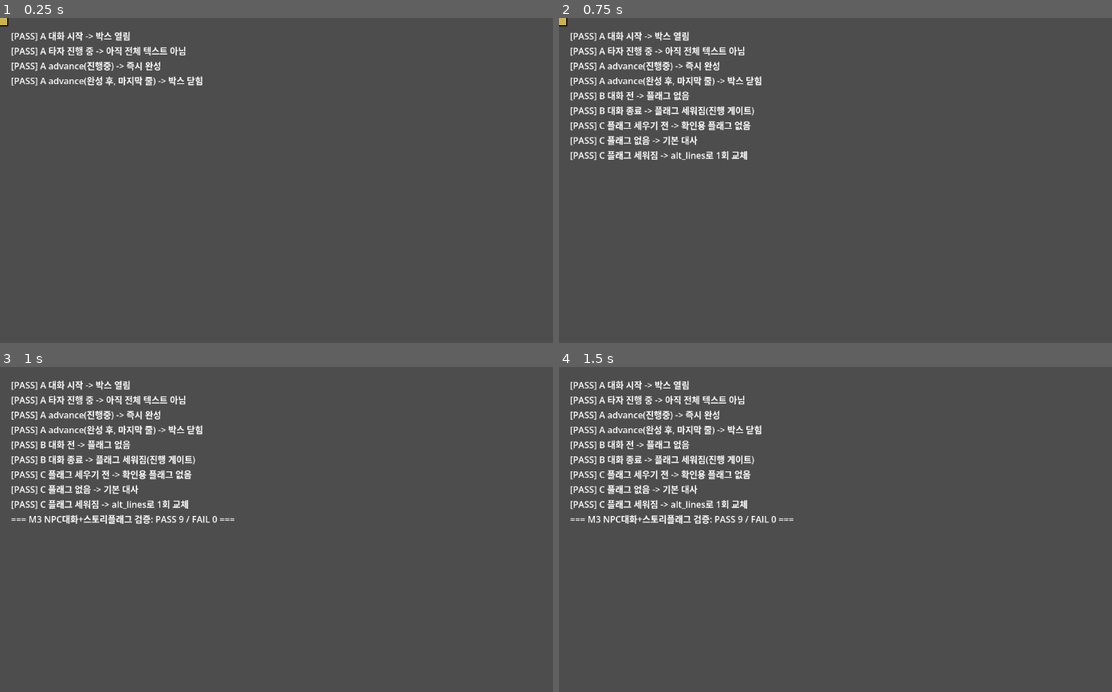
Above: before the commit, frames 1-4 (two rows, left to right).
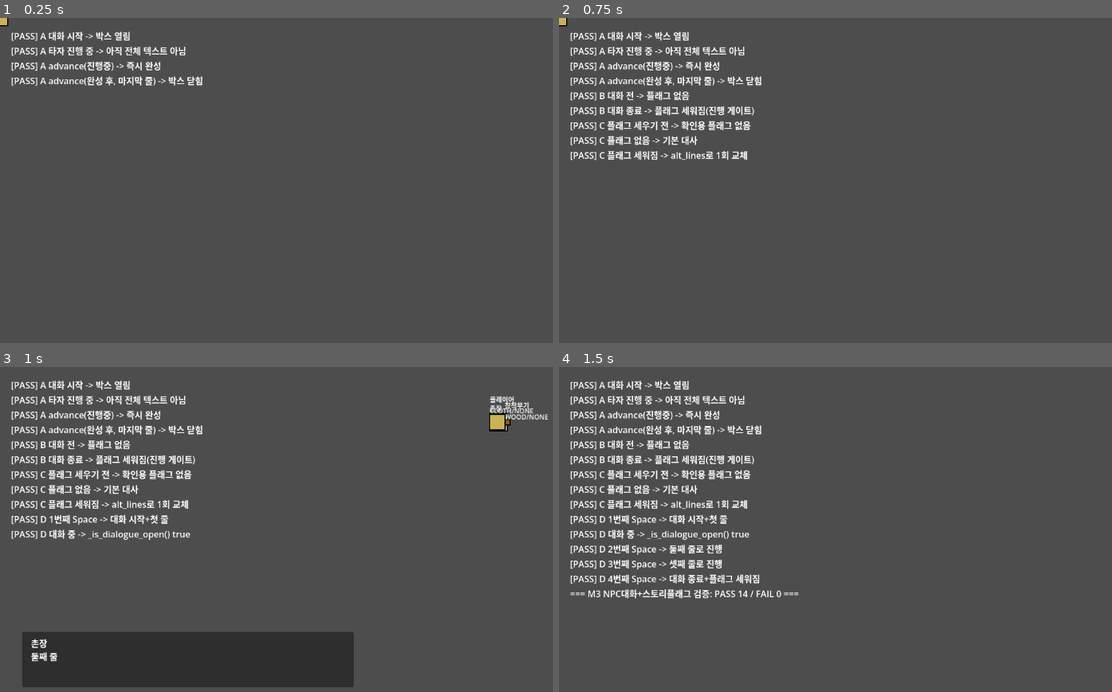
Above: after the commit, the same moments.

Repository: 50seok/ZeldaLike
Game: Godot game, scene res://scenes/m3_npc_test/m3_npc_test.tscn
Two runs of this game, one before a commit and one after it. Both use one fixed random seed, a clock stepped at 60 frames per second and the inputs below. This scene is started directly instead of the project's main scene.
Inputs:
- Up to frame 1 (0.25 s): no input
- Up to frame 2 (0.75 s): tap Enter at 0.5 s; hold Right (ui_right) from 0.53 s (still down); tap Z at 0.6 s
- Up to frame 3 (1 s): keep holding Right (ui_right); tap Space at 0.77 s
- Up to frame 4 (1.5 s): release Right (ui_right) at 1.28 s; hold Down (ui_down) from 1.28 s (still down); tap X at 1.35 s

Frames 1-2 are identical in both runs. In frame 3, 12% of the frame differs, in the area x 2-100%, y 9-99%; in frame 4, 2.6%.

Commit message:
test: NPC 대화 여러 줄 진행을 Player 실제 입력 경로로 검증하는 케이스 추가
사용자 리포트("촌장 대사가 첫 줄만 반복됨") 재현 시도 - interact_or_throw()로
시작 후 advance()를 반복 호출해 여러 줄이 순서대로 진행되는지, 실제 Player가
쓰는 경로 그대로 확인. 결과: 코드 경로 자체는 정상 동작 확인(14/14 PASS).

Diff:
--- a/project/scenes/m3_npc_test/m3_npc_test.gd
+++ b/project/scenes/m3_npc_test/m3_npc_test.gd
@@ -34,6 +34,7 @@
 	await _test_dialogue_typewriter()
 	await _test_functional_npc_sets_flag()
 	await _test_flavor_npc_line_swap()
+	await _test_player_integration_multi_line()
 
 
 func _test_dialogue_typewriter() -> void:
@@ -113,6 +114,52 @@
 	await get_tree().create_timer(0.1).timeout
 
 
+## 위 테스트들은 NPC.talk()/DialogueBox를 직접 호출해서 검증했는데, 실제 플레이는
+## Player._unhandled_input()의 라우팅(대화 중엔 Space=advance, 아니면 interact_or_throw)을
+## 거친다 - 사용자가 "여러 줄짜리 NPC가 첫 줄만 반복된다"고 보고해서, 그 실제 경로를
+## 그대로 재현해 확인한다.
+func _test_player_integration_multi_line() -> void:
+	var box := DialogueBox.new()
+	box.chars_per_sec = 9999.0
+	add_child(box)
+	box.add_to_group("dialogue_box")
+
+	var player := Player.new()
+	player.global_position = Vector2(900, 100)
+	add_child(player)
+
+	var chief := NPC.new()
+	chief.npc_name = "촌장"
+	chief.lines = ["첫 줄", "둘째 줄", "셋째 줄"]
+	chief.sets_flag = "d_test_met_chief"
+	chief.global_position = Vector2(900, 100)
+	add_child(chief)
+	await get_tree().physics_frame
+	await get_tree().physics_frame
+
+	player.interact_or_throw()  # 1번째 Space - 대화 시작
+	await get_tree().create_timer(0.05).timeout
+	_check("D 1번째 Space -> 대화 시작+첫 줄", box.get_visible_text() == "첫 줄")
+
+	_check("D 대화 중 -> _is_dialogue_open() true", player._is_dialogue_open())
+	player._dialogue_box.advance()  # 2번째 Space(대화 중이므로 실제로는 _unhandled_input이 advance를 호출)
+	await get_tree().create_timer(0.05).timeout
+	_check("D 2번째 Space -> 둘째 줄로 진행", box.get_visible_text() == "둘째 줄")
+
+	player._dialogue_box.advance()  # 3번째 Space
+	await get_tree().create_timer(0.05).timeout
+	_check("D 3번째 Space -> 셋째 줄로 진행", box.get_visible_text() == "셋째 줄")
+
+	player._dialogue_box.advance()  # 4번째 Space - 마지막 줄 이후라 닫힘+플래그
+	await get_tree().create_timer(0.05).timeout
+	_check("D 4번째 Space -> 대화 종료+플래그 세워짐", not box.is_open() and StoryFlags.has_flag("d_test_met_chief"))
+
+	player.queue_free()
+	chief.queue_free()
+	box.queue_free()
+	await get_tree().create_timer(0.1).timeout
+
+
 func _print_summary() -> void:
 	var summary := "=== M3 NPC대화+스토리플래그 검증: PASS %d / FAIL %d ===" % [_pass_count, _fail_count]
 	_log.append(summary)
